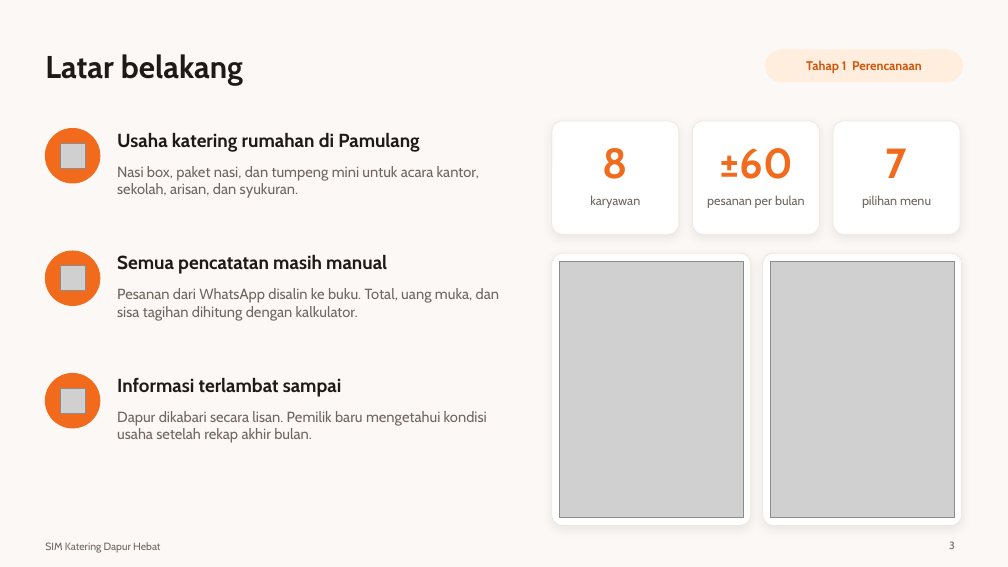
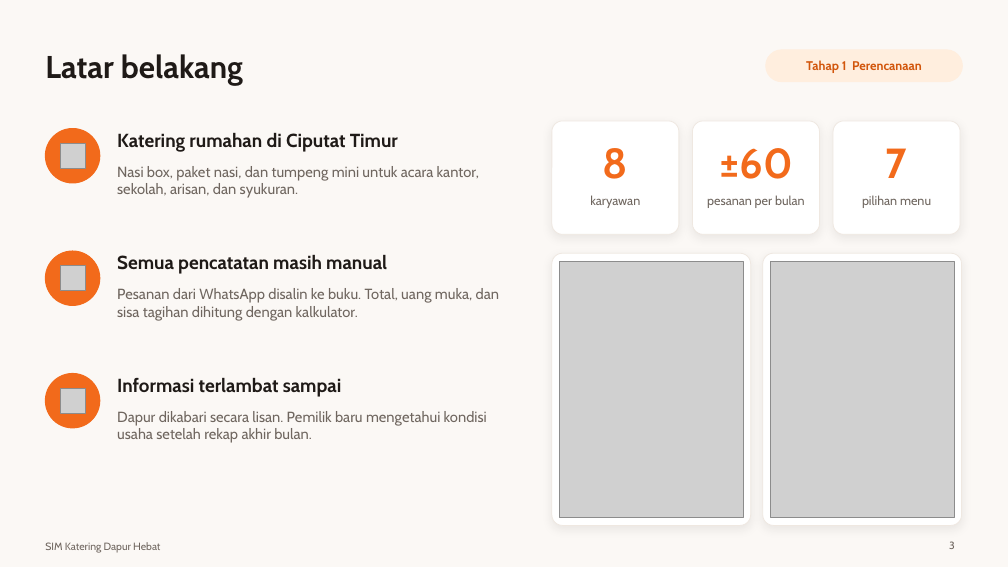
Before and after one commit to koriebruh/sim-katering-dapur-hebat, a slide deck: slide 3 of Presentasi-SIM-Katering-Dapur-Hebat.pptx. Drawn at 1008x567 pixels with LibreOffice and Linux fonts; fonts in the diff are those of the drawing; grey boxes stand for pictures. Boxes give left, top, right and bottom in pixels: in the first picture for what was removed or moved away, otherwise in the second. Text is boxed around its words. In the diff, an @@ line names an element or a change of style, - is before the commit and + after.

```diff
--- a/Presentasi-SIM-Katering-Dapur-Hebat.pptx
+++ b/Presentasi-SIM-Katering-Dapur-Hebat.pptx
@@ text at (x1=117, y1=133, x2=398, y2=152): text changed @@
-Usaha katering rumahan di Pamulang
+Katering rumahan di Ciputat Timur
```
Also in this commit, not shown: 9 other files.
